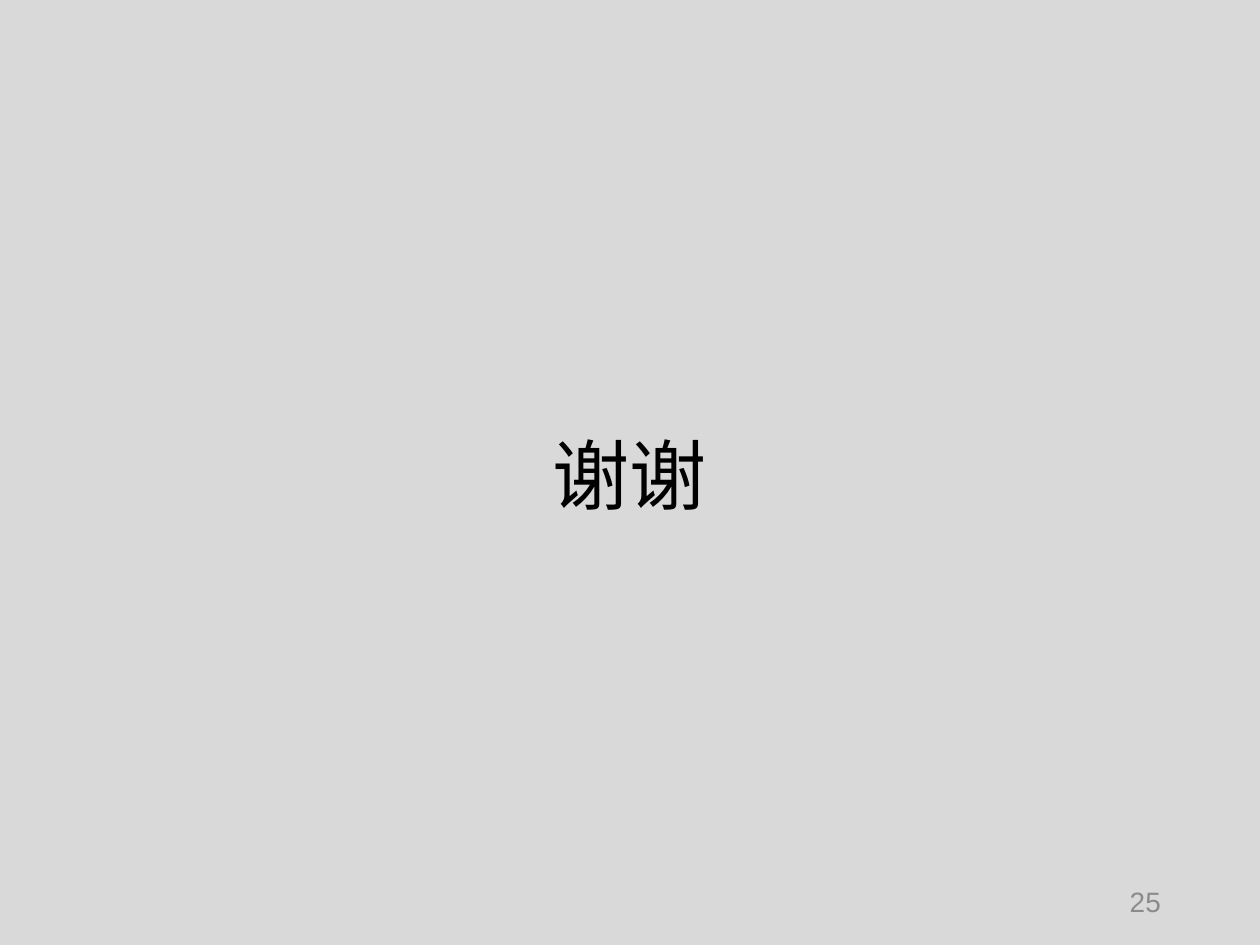
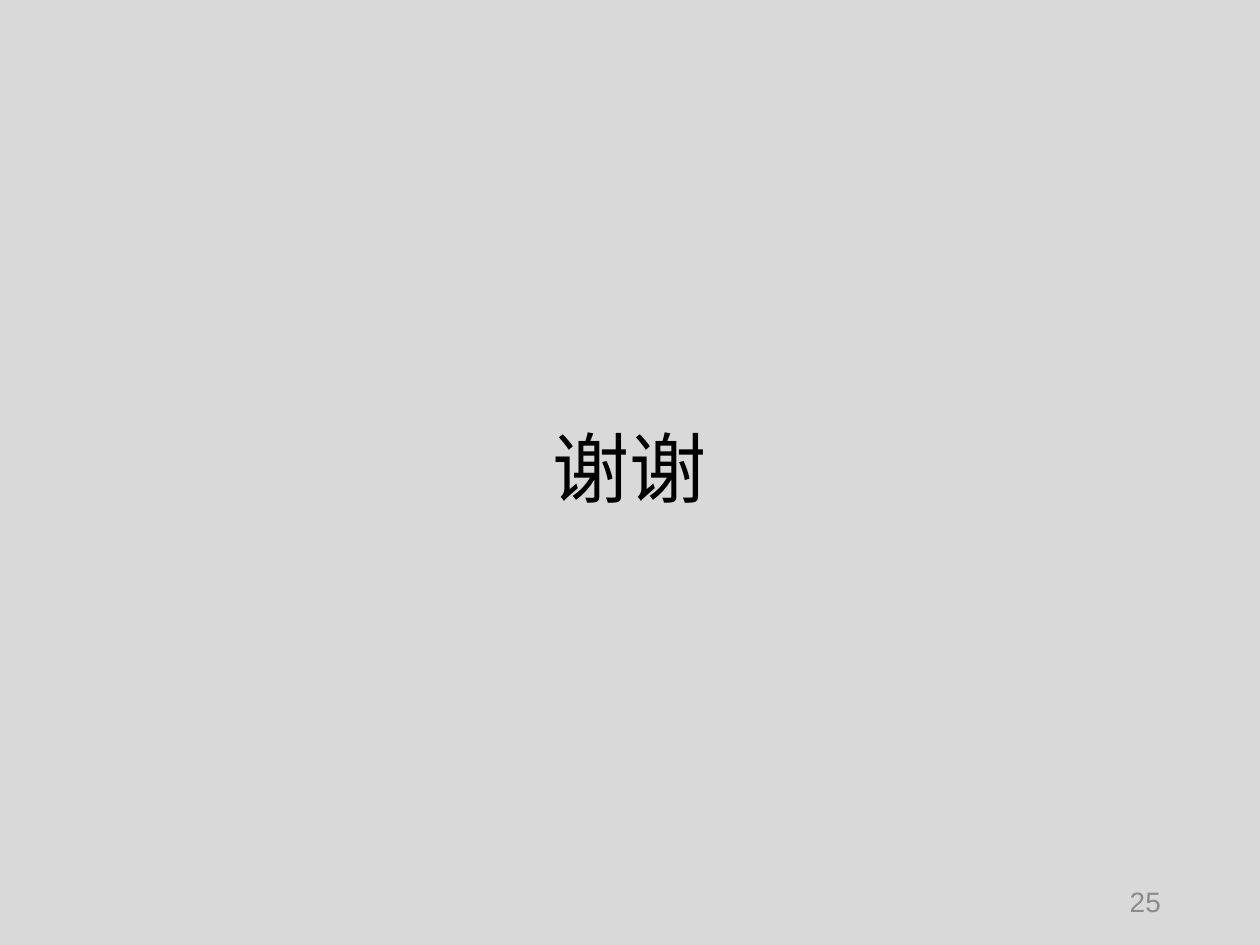
Before and after one commit to tianzhuwei/PPT, a slide deck: slide 25 of 完成2——第二讲快排+计算几何 .pptx. Drawn at 1260x945 pixels with LibreOffice and Linux fonts; fonts in the diff are those of the drawing. Boxes give left, top, right and bottom in pixels: in the first picture for what was removed or moved away, otherwise in the second. Text is boxed around its words. In the diff, an @@ line names an element or a change of style, - is before the commit and + after.

```diff
--- a/完成2——第二讲快排+计算几何 .pptx
+++ b/完成2——第二讲快排+计算几何 .pptx
@@ title "谢谢": place and size @@
-title "谢谢" at (553, 439, 707, 510)
+title "谢谢" at (553, 432, 707, 503)
```
Also in this commit, not shown: 2 other slides changed, 5 other files.
